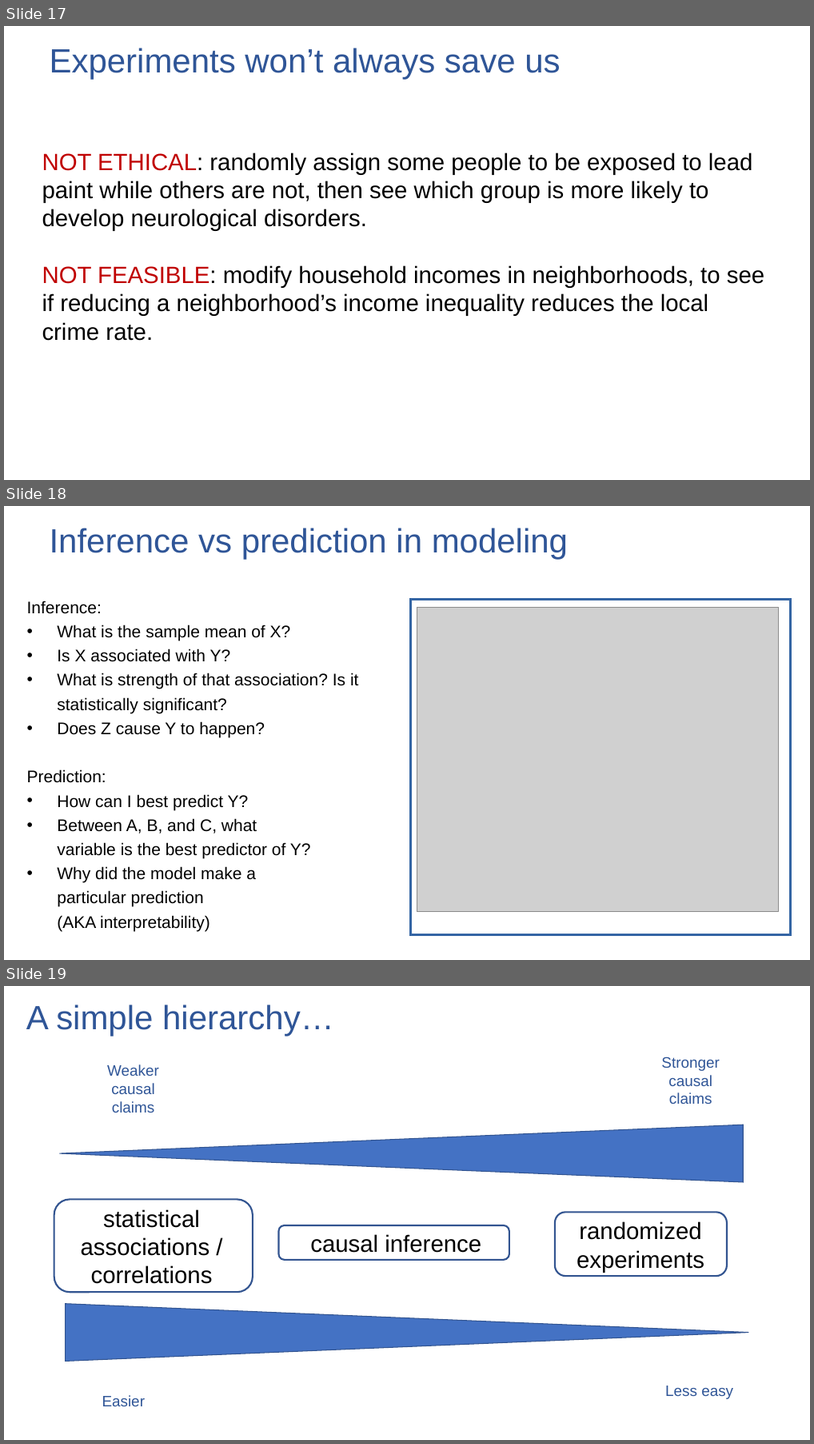
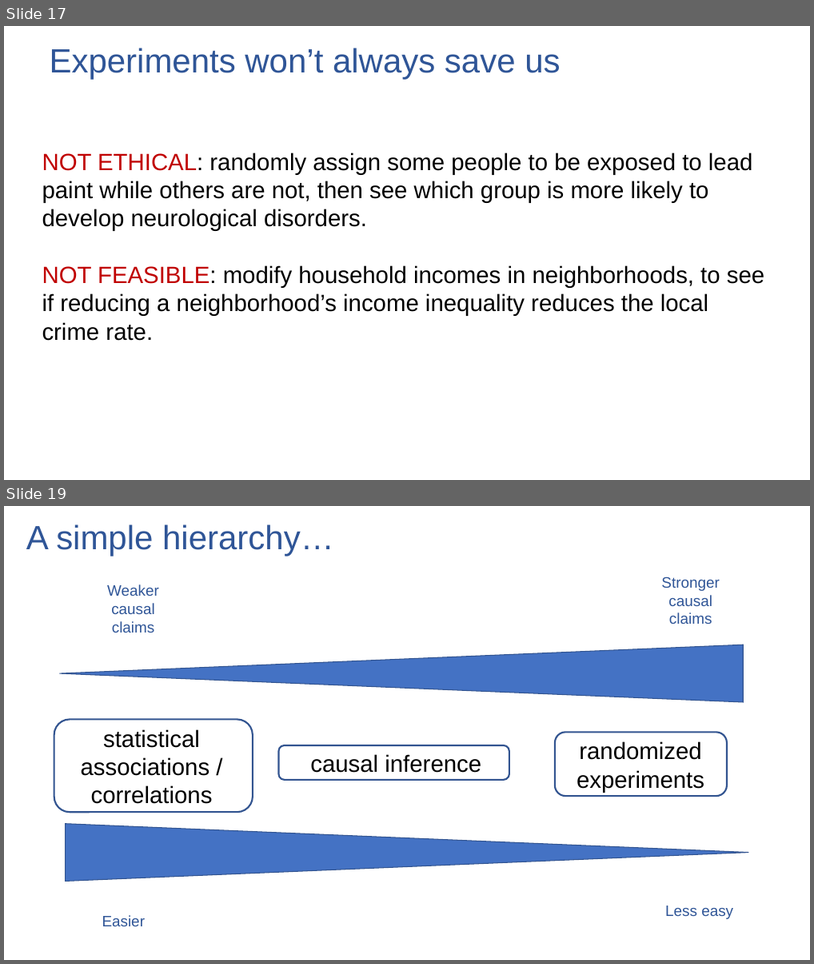
Before and after one commit to ronikobrosly/scipy_2022_causal_inference_tutorial, a slide deck: slides/tutorial_slides.pptx. Shown one above the other, each under a label of ours: slides 17, 18 and 19 before the commit, slides 17 and 19 after it; the slides between them are not shown. The pictures are 814x1444 and 814x964 pixels, drawn with LibreOffice and Linux fonts; fonts in the diff are those of the drawing; grey boxes stand for pictures. Boxes give left, top, right and bottom in pixels: in the first picture for what was removed or moved away, otherwise in the second. Text is boxed around its words. In the diff, an @@ line names an element or a change of style, - is before the commit and + after.

```diff
--- a/slides/tutorial_slides.pptx
+++ b/slides/tutorial_slides.pptx
@@ slide 18 removed at (4, 506, 810, 960), background #FFFFFF @@
@@ title removed at (50, 528, 568, 559) @@
-Inference vs prediction in modeling
@@ text removed at (27, 600, 358, 931) @@
-Inference:
-• What is the sample mean of X?
-• Is X associated with Y?
-• What is strength of that association? Is it statistically significant?
-• Does Z cause Y to happen?
-Prediction:
-• How can I best predict Y?
-• Between A, B, and C, what
-  variable is the best predictor of Y?
-• Why did the model make a
-  particular prediction
-  (AKA interpretability)
@@ freeform shape removed at (411, 599, 791, 935) @@
@@ picture removed at (417, 607, 779, 911) @@
```
Also in this commit, not shown: 9 slides changed, 16 slides added, 2 other slides removed, 1 other file.
